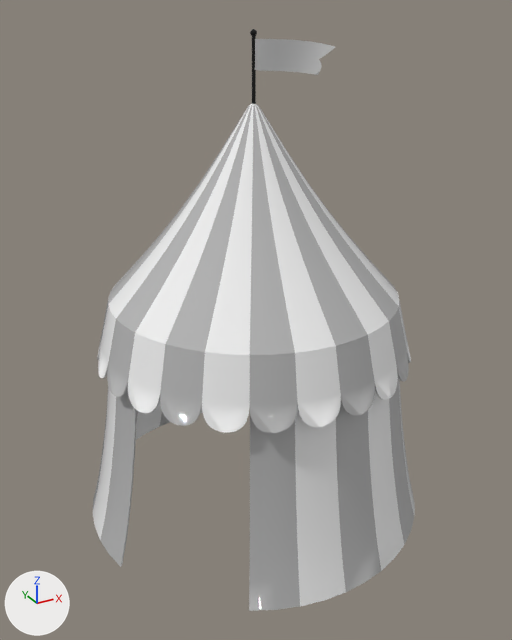
Two versions of the FBX model Assets/Meshes/Circus Tent.FBX, one commit apart.
Camera for both pictures: a camera (50 mm lens) standing at (-21.6, -39.5, 33.2) and looking at (-0.7, -1.4, 14.2). Every picture has the same lights, and +X, +Y and +Z are marked at lower left. Where no turn or scale is listed for an object, it has been applied to the vertices. Vertices at the same position are counted once.

The first picture shows 'Box001', 'Tent'.
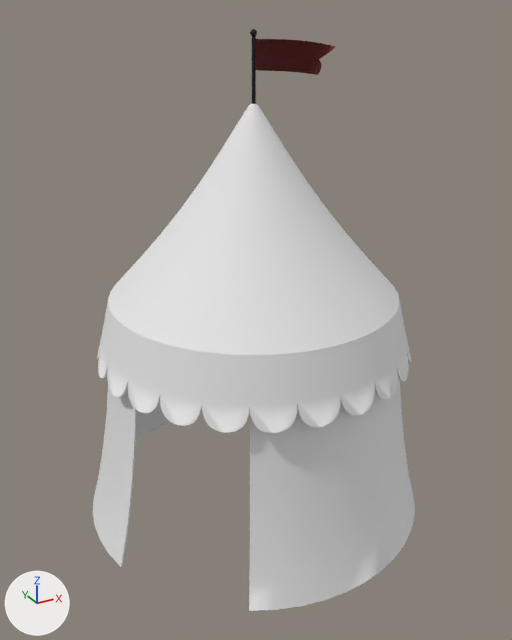
Edits to the bpy script that builds the scene:
```text
Add img_red_fabric_jpg:
    img_red_fabric_jpg = load_image('Red Fabric.jpg', '../Materials/Tent/Red Fabric.jpg', 1500, 1500, 'sRGB')
Add img_white_fabric_jpg:
    img_white_fabric_jpg = load_image('White Fabric.jpg', '../Materials/Tent/White Fabric.jpg', 1500, 1500, 'Non-Color')
Change mat_red:
    where n0 = _N.new('ShaderNodeBsdfPrincipled'); n0.name = 'Principled BSDF'
    remove n0.inputs[0].default_value = (0.478, 0.478, 0.478, 1.0)  # 'Base Color', grey #b8b8b8
    n0.inputs[2].default_value: 0.0 -> 0.693  # 'Roughness'
    add n2 = _N.new('ShaderNodeTexImage'); n2.name = 'Image Texture'
    add n2.image = img_red_fabric_jpg
    add n3 = _N.new('ShaderNodeTexImage'); n3.name = 'Image Texture.001'
    add n3.image = img_white_fabric_jpg
    add n4 = _N.new('ShaderNodeNormalMap'); n4.name = 'Normal Map'
    add _L.new(n2.outputs[0], n0.inputs[0])  # 'Color' to 'Base Color'
    add _L.new(n3.outputs[0], n4.inputs[1])  # 'Color' to 'Color'
    add _L.new(n4.outputs[0], n0.inputs[5])  # 'Normal' to 'Normal'
Add mat_material:
    mat_material = principled_material('Material')
    mat_material.base_color = (0.8, 0.8, 0.8)  # white #e7e7e7
    mat_material.roughness = 0.69
Change me_mesh_003:
    where me_mesh_003.from_pydata(...)  # 3174 vertices, 6344 faces; spans x -12.0..11.9, y -12.0..11.9, z -13.5..14.6
    used by ob_tent; location = (-0.4, -0.59, 13.39)
    me_mesh_003 part 1: all 4195 faces that had it switch from mat_red (grey #b8b8b8) to mat_material (white #e7e7e7)
    me_mesh_003 part 2: all 2149 faces that had it switch from mat_white (white #f5f5f5) to mat_material (white #e7e7e7)
```

Pixel boxes (x1, y1, x2, y2) of what changed, in the pictures (512 x 640 px):
'Tent', surface changed, recoloured (grey to white): (93, 104, 415, 611) in both
'Box001', surface changed (grey to red): (255, 39, 335, 75) in both
part 1 of me_mesh_003, recoloured (grey to white): (93, 104, 414, 611) in both
part 2 of me_mesh_003, recoloured: (93, 104, 415, 606) in both
